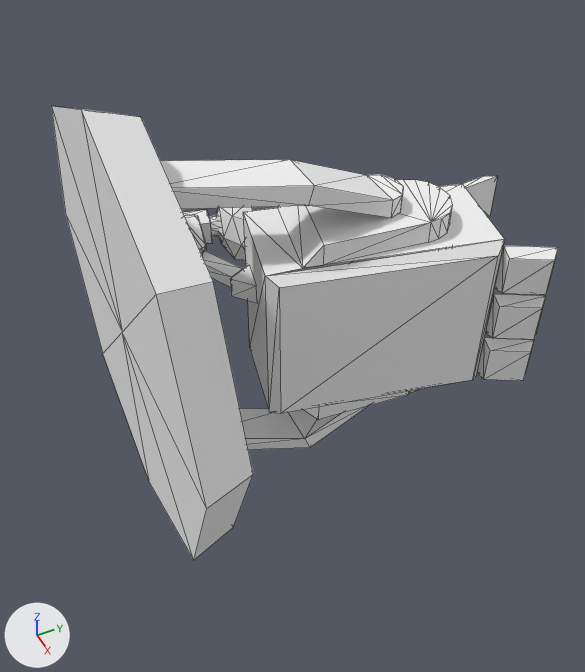
Two versions of the Blender file Others/missilelauncher.blend, one commit apart.
One viewpoint serves both versions: a 50 mm lens placed at (1.486, -0.752, 1.26), pointed at (0.07, -0.083, -0.114). Arrows for +X, +Y and +Z are at lower left; the lights stay in place. Mesh edges are drawn as thin lines.

In view in the first picture: 'missleturr', 'missleturr.001'.
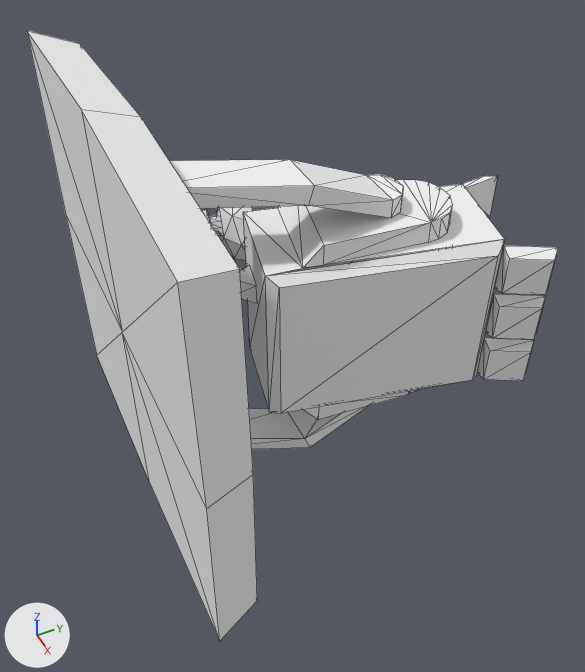
Pixel boxes (x1, y1, x2, y2) of what changed, in the pictures (585 x 672 px; the box of a moved part takes in the faces that stretch with it):
'missleturr.001', reshaped (14% wider, 34% taller)
    before: (51, 106, 253, 560)
    after: (27, 31, 257, 641)
part 1 of me_missleturr_001, moved or reshaped
    before: (122, 333, 253, 560)
    after: (122, 333, 257, 641)
part 2 of me_missleturr_001, moved or reshaped
    both: (81, 109, 253, 508)
part 3 of me_missleturr_001, moved or reshaped
    before: (51, 106, 122, 331)
    after: (27, 31, 141, 331)
part 4 of me_missleturr_001, moved or reshaped
    both: (66, 216, 149, 480)

Patch to the scene script:
```diff
--- a/Others/missilelauncher.blend.py
+++ b/Others/missilelauncher.blend.py
@@ me_missleturr_001 @@
 me_missleturr_001.from_pydata(...)  # 18 vertices, 24 faces; spans x -0.563..0.566, y -0.496..-0.383, z -0.566..0.563
 # used by ob_missleturr_001; location = (0.0, 0.0, 0.0)
-me_missleturr_001.vertices[1].co = (0.4, -0.496, -0.401)  # pixel (193, 560)
-me_missleturr_001.vertices[9].co = (0.372, -0.383, -0.373)  # pixel (233, 527)
-me_missleturr_001.vertices[3].co = (0.4, -0.496, 0.397)  # pixel (156, 294)
-me_missleturr_001.vertices[11].co = (0.372, -0.383, 0.369)  # pixel (213, 281)
-me_missleturr_001.vertices[5].co = (-0.398, -0.496, 0.397)  # pixel (51, 105)
-me_missleturr_001.vertices[13].co = (-0.37, -0.383, 0.369)  # pixel (102, 112)
-me_missleturr_001.vertices[7].co = (-0.398, -0.496, -0.401)  # pixel (102, 353)
-me_missleturr_001.vertices[15].co = (-0.37, -0.383, -0.373)
+# me_missleturr_001 part 1
+me_missleturr_001.vertices[1].co = (0.548, -0.496, -0.529)  # pixel (219, 641)
+me_missleturr_001.vertices[9].co = (0.51, -0.383, -0.492)  # pixel (257, 600)
+# me_missleturr_001 part 2
+me_missleturr_001.vertices[3].co = (0.548, -0.496, 0.526)  # pixel (177, 282)
+me_missleturr_001.vertices[11].co = (0.51, -0.383, 0.489)  # pixel (239, 268)
+# me_missleturr_001 part 3
+me_missleturr_001.vertices[5].co = (-0.546, -0.496, 0.526)  # pixel (26, 30)
+me_missleturr_001.vertices[13].co = (-0.507, -0.383, 0.489)  # pixel (79, 43)
+# me_missleturr_001 part 4
+me_missleturr_001.vertices[7].co = (-0.546, -0.496, -0.529)  # pixel (96, 355)
+me_missleturr_001.vertices[15].co = (-0.507, -0.383, -0.492)
 me_missleturr_001.materials.append(mat_flap_bmp)
```
